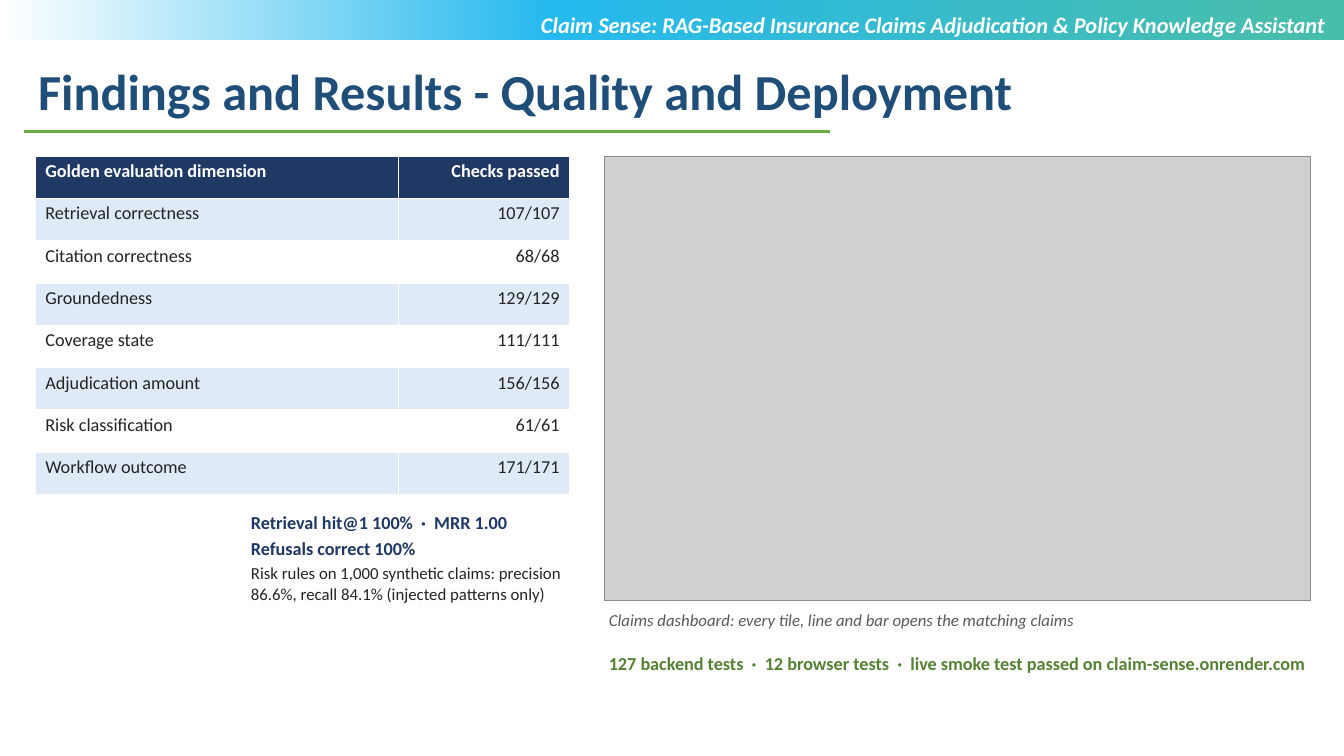
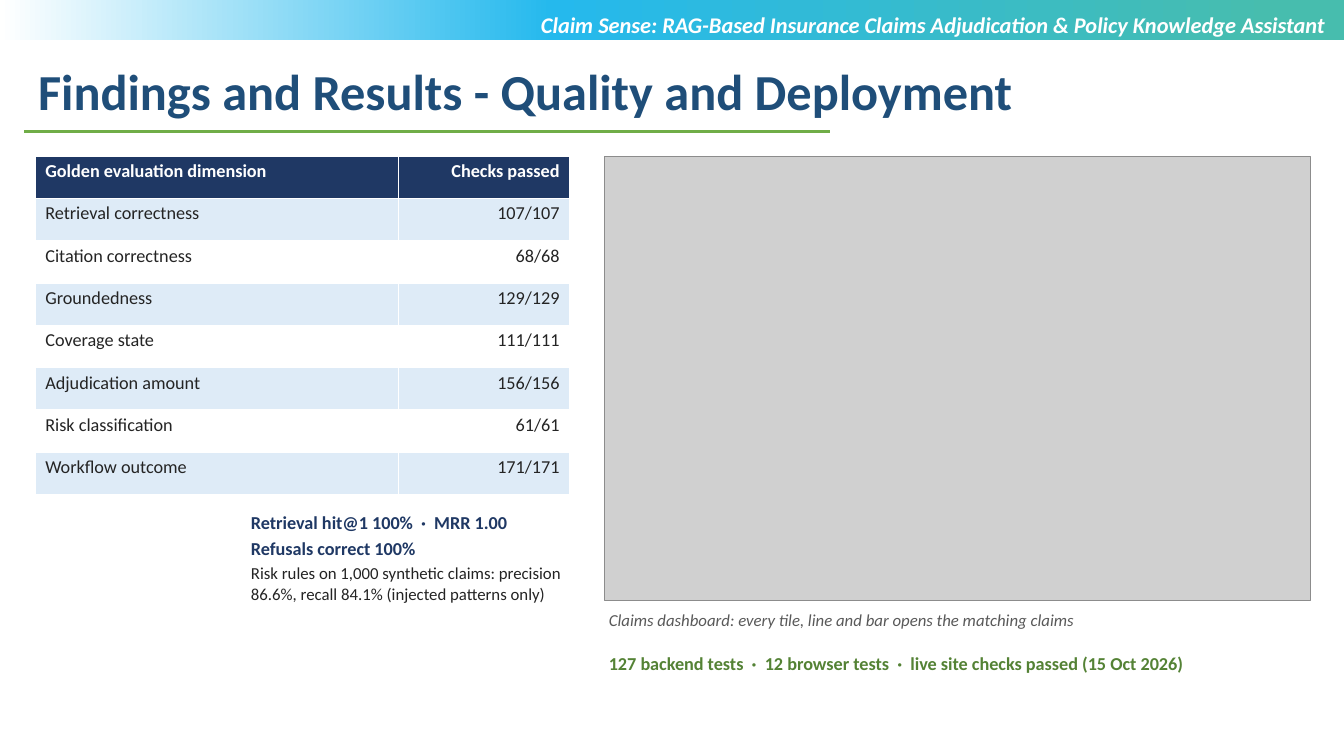
Before and after one commit to sricharansk/CLAIM-SENSE, a slide deck: slide 13 of docs/presentation/Claim_Sense_Review_III_SK_Sricharan.pptx. Drawn at 1344x756 pixels with LibreOffice and Linux fonts; fonts in the diff are those of the drawing; grey boxes stand for pictures; background and template pictures are left out. Boxes give left, top, right and bottom in pixels: in the first picture for what was removed or moved away, otherwise in the second. Text is boxed around its words. In the diff, an @@ line names an element or a change of style, - is before the commit and + after.

```diff
--- a/docs/presentation/Claim_Sense_Review_III_SK_Sricharan.pptx
+++ b/docs/presentation/Claim_Sense_Review_III_SK_Sricharan.pptx
@@ text at <box>609,656,1183,673</box>: text changed @@
-127 backend tests · 12 browser tests · live smoke test passed on claim-sense.onrender.com
+127 backend tests · 12 browser tests · live site checks passed (15 Oct 2026)
```
Also in this commit, not shown: 3 other slides changed, 2 other files.
